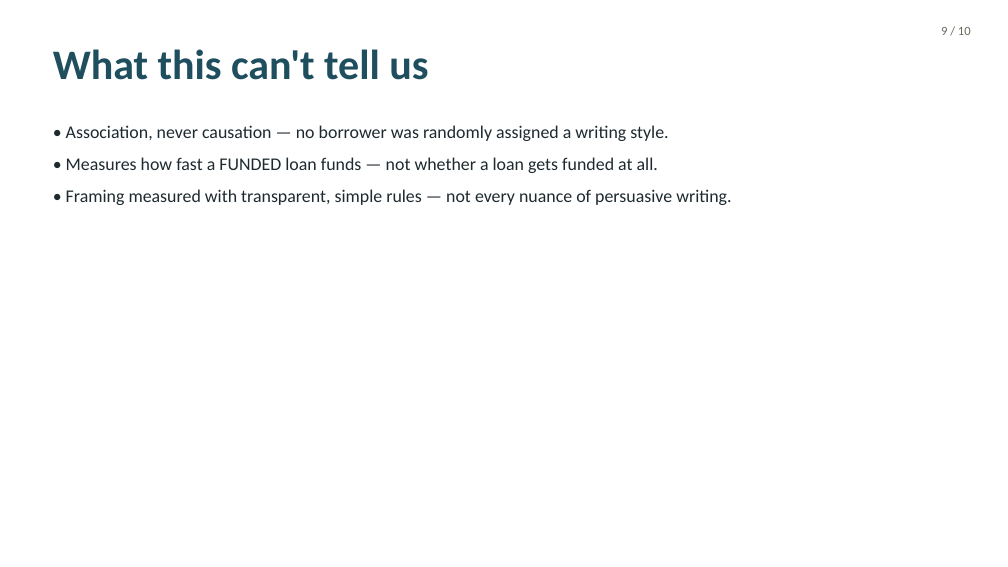
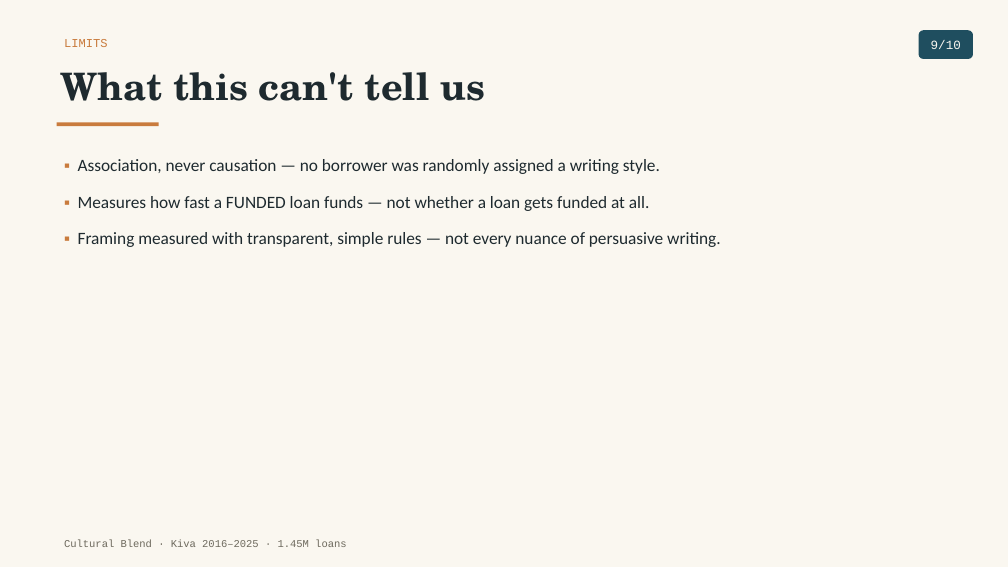
Before and after one commit to tuannm3812/unsw-ma-hackathon-2026, a slide deck: slide 9 of docs/presentation/slides_draft.pptx. Drawn at 1008x567 pixels with LibreOffice and Linux fonts; fonts in the diff are those of the drawing. Boxes give left, top, right and bottom in pixels: in the first picture for what was removed or moved away, otherwise in the second. Text is boxed around its words. In the diff, an @@ line names an element or a change of style, - is before the commit and + after.

```diff
--- a/docs/presentation/slides_draft.pptx
+++ b/docs/presentation/slides_draft.pptx
@@ background #FFFFFF to #FAF7F0 @@
@@ text "What this can't tell us": place and size @@
-text "What this can't tell us" at box(53, 49, 428, 80)
+text "What this can't tell us" at box(60, 72, 485, 101)
@@ text "What this can't tell us" at box(60, 72, 485, 101): size 40 to 36 pt, font Calibri to TeX Gyre Schola, text colour #1F4E5F to #1E2A2F @@
@@ text added at box(64, 39, 107, 47), 11.5 pt, text #C97B3D @@
+LIMITS
@@ rounded rectangle "9/10": place and size @@
-rounded rectangle "9/10" at box(941, 27, 971, 35)
+rounded rectangle "9/10" at box(919, 30, 973, 59)
@@ rounded rectangle "9/10" at box(919, 30, 973, 59): vertical alignment top to middle; fill none to #1F4E5F @@
@@ text in rounded rectangle at box(931, 40, 961, 49): text changed; font Calibri to Courier New; text colour #6E6A5E to #FAF7F0 @@
-9 / 10
+9/10
@@ rectangle added at box(57, 123, 159, 126), fill #C97B3D @@
@@ text at box(78, 159, 720, 247): text changed; size 17 to 16.5 pt @@
-• Association, never causation — no borrower was randomly assigned a writing style.
-• Measures how fast a FUNDED loan funds — not whether a loan gets funded at all.
-• Framing measured with transparent, simple rules — not every nuance of persuasive writing.
+▪ Association, never causation — no borrower was randomly assigned a writing style.
+▪ Measures how fast a FUNDED loan funds — not whether a loan gets funded at all.
+▪ Framing measured with transparent, simple rules — not every nuance of persuasive writing.
@@ text added at box(64, 539, 346, 547), 10 pt, text #6E6A5E @@
+Cultural Blend · Kiva 2016–2025 · 1.45M loans
```
Also in this commit, not shown: 9 other slides changed.
